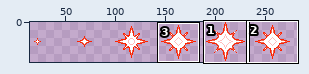
Sprite sheet, stored at projectiles/activeitems/staff/crimson_starspawner/crimson_starspawner.png. Above: a wide view before the commit, with the close-up outlined.
Close-up. Before the edit:
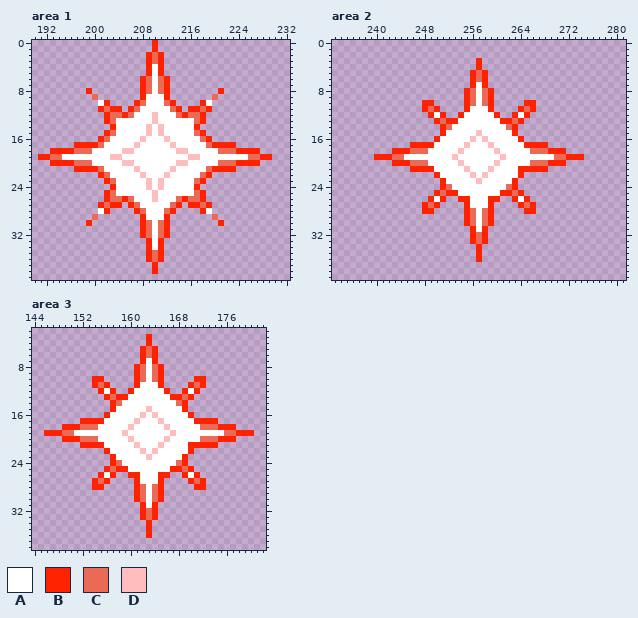
The file is 282x40 pixels. Shown: area 1: x 190..232, y 0..39; area 2: x 233..281, y 0..39; area 3: x 144..182, y 2..38. The wide view leaves out empty margins.
Palette (. is transparent): A #ffffff  B #ff2200  C #ea6a56  D #ffbdbd
Pixels before, area 1, first column x 191:
 0 ...................B...................
 1 ...................B...................
 2 ..................BCB..................
 3 ..................BCB..................
 4 ..................BAB..................
 5 ..................BAB..................
 6 .................BCACB.................
 7 .................BCACB.................
 8 ........B........BCACB........B........
 9 .........C.......BAAAB.......C.........
10 ..........AB....BCAAACB....BA..........
11 ..........BCBB.BCAAAAACB.BBCB..........
12 ...........BCCBCAAADAAACBCCB...........
13 ...........BCAAAAAADAAAAAACB...........
14 ............BAAAAADADAAAAAB............
15 ...........BCAAAAADADAAAAACB...........
16 ..........BCAAAAADAAADAAAAACB..........
17 ......BBBBCAAAAADAAAAADAAAAACBBBB......
18 ..BBBBCCCAAAAADDAAAAAAADDAAAAACCCBBBB..
19 BBCCAAAAAAAADDAAAAAAAAAAADDAAAAAAAACCBB
20 ..BBBBCCCAAAAADDAAAAAAADDAAAAACCCBBBB..
21 ......BBBBCAAAAADAAAAADAAAAACBBBB......
22 ..........BCAAAAADAAADAAAAACB..........
23 ...........BCAAAAADADAAAAACB...........
24 ............BAAAAADADAAAAAB............
25 ...........BCAAAAAADAAAAAACB...........
26 ...........BCCBCAAADAAACBCCB...........
27 ..........BCBB.BCAAAAACB.BBCB..........
28 ..........AB....BCAAACB....BA..........
29 .........C.......BAAAB.......C.........
30 ........B........BCACB........B........
31 .................BCACB.................
32 .................BCACB.................
33 ..................BAB..................
34 ..................BAB..................
35 ..................BCB..................
36 ..................BCB..................
37 ...................B...................
38 ...................B...................
Pixels before, area 2, first column x 240:
 3 .................B.................
 4 .................B.................
 5 ................BCB................
 6 ................BCB................
 7 ................BAB................
 8 ...............BCACB...............
 9 ...............BCACB...............
10 ........BB.....BCACB.....BB........
11 ........BCB....BAAAB....BCB........
12 .........BAB..BAAAAAB..BAB.........
13 ..........BCBBAAAAAAABBCB..........
14 ...........BCAAAAAAAAACB...........
15 ...........BAAAAADAAAAAB...........
16 ..........BAAAAADADAAAAAB..........
17 ......BBBBAAAAADAAADAAAAABBBB......
18 ...BBBCCCAAAAADAAAAADAAAAACCCBBB...
19 BBBCCAAAAAAAADAAAAAAADAAAAAAAACCBBB
20 ...BBBCCCAAAAADAAAAADAAAAACCCBBB...
21 ......BBBBAAAAADAAADAAAABBBBB......
22 ..........BAAAAADADAAAAAB..........
23 ...........BAAAAADAAAAAB...........
24 ...........BCAAAAAAAAACB...........
25 ..........BCBBAAAAAAABBCB..........
26 .........BAB..BBAAABB..BAB.........
27 ........BCB....BAAAB....BCB........
28 ........BB.....BCACB.....BB........
29 ...............BCACB...............
30 ...............BCACB...............
31 ................BAB................
32 ................BCB................
33 ................BCB................
34 .................B.................
35 .................B.................
36 .................B.................
Pixels before, area 3, first column x 146:
 3 .................B.................
 4 .................B.................
 5 ................BCB................
 6 ................BCB................
 7 ................BAB................
 8 ...............BCACB...............
 9 ...............BCACB...............
10 ........BB.....BCACB.....BB........
11 ........BCB....BAAAB....BCB........
12 .........BAB..BAAAAAB..BAB.........
13 ..........BCBBAAAAAAABBCB..........
14 ...........BCAAAAAAAAACB...........
15 ...........BAAAAADAAAAAB...........
16 ..........BAAAAADADAAAAAB..........
17 ......BBBBAAAAADAAADAAAAABBBB......
18 ...BBBCCCAAAAADAAAAADAAAAACCCBBB...
19 BBBCCAAAAAAAADAAAAAAADAAAAAAAACCBBB
20 ...BBBCCCAAAAADAAAAADAAAAACCCBBB...
21 ......BBBBAAAAADAAADAAAABBBBB......
22 ..........BAAAAADADAAAAAB..........
23 ...........BAAAAADAAAAAB...........
24 ...........BCAAAAAAAAACB...........
25 ..........BCBBAAAAAAABBCB..........
26 .........BAB..BBAAABB..BAB.........
27 ........BCB....BAAAB....BCB........
28 ........BB.....BCACB.....BB........
29 ...............BCACB...............
30 ...............BCACB...............
31 ................BAB................
32 ................BCB................
33 ................BCB................
34 .................B.................
35 .................B.................
36 .................B.................
New version:
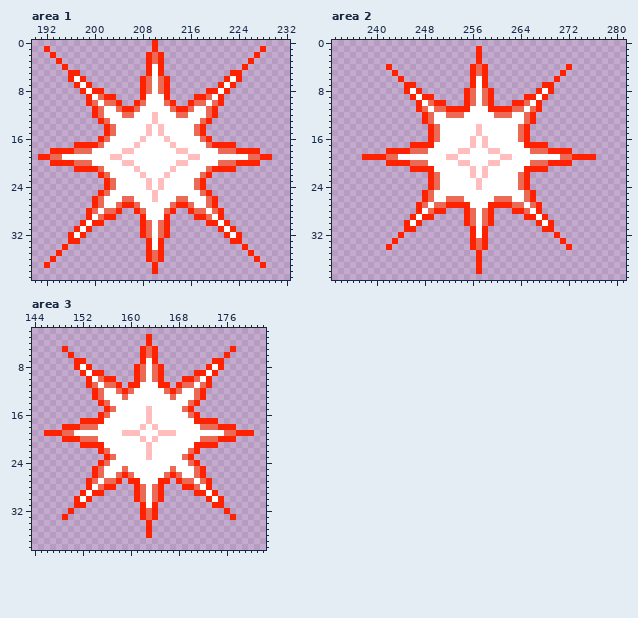
Edits made:
Area 1:
y 1: x 192 . -> B; x 228 . -> B
y 2: x 193 . -> B; x 227 . -> B
y 3: x 194 . -> B; x 226 . -> B
y 4: x 195 . -> B; x 225 . -> B
y 5: x 196..197 .. -> BB; x 223..224 .. -> BB
y 6: x 196..198 ... -> BAB; x 222..224 ... -> BAB
y 7: x 197..199 ... -> BAB; x 221..223 ... -> BAB
y 8: x 198..201 .B.. -> BABB; x 219..222 ..B. -> BBAB
y 9: x 199..203 .C... -> BACBB; x 217..221 ...C. -> BBCAB
y 10: x 199..200 .. -> BC; x 202..204 B.. -> CCB; x 216..218 ..B -> BCC; x 220..221 .. -> CB
y 11: x 200..205 .BCBB. -> BCAACB; x 215..220 .BBCB. -> BCAACB
y 12: x 200..205 ..BCCB -> BCAAAC; x 215..220 BCCB.. -> CAAACB
y 13: x 201..203 .BC -> BCA; x 217..219 CB. -> ACB
y 14: x 202..203 .B -> BC; x 217..218 B. -> CB
y 24: x 202..203 .B -> BC; x 217..218 B. -> CB
y 25: x 201..203 .BC -> BCA; x 217..219 CB. -> ACB
y 26: x 200..205 ..BCCB -> BCAAAC; x 215..220 BCCB.. -> CAAACB
y 27: x 200..205 .BCBB. -> BCAACB; x 215..220 .BBCB. -> BCAACB
y 28: x 199..200 .. -> BC; x 202..204 B.. -> CCB; x 216..218 ..B -> BCC; x 220..221 .. -> CB
y 29: x 199..203 .C... -> BACBB; x 217..221 ...C. -> BBCAB
y 30: x 198..201 .B.. -> BABB; x 219..222 ..B. -> BBAB
y 31: x 197..199 ... -> BAB; x 221..223 ... -> BAB
y 32: x 196..198 ... -> BAB; x 222..224 ... -> BAB
y 33: x 196..197 .. -> BB; x 223..224 .. -> BB
y 34: x 195 . -> B; x 225 . -> B
y 35: x 194 . -> B; x 226 . -> B
y 36: x 193 . -> B; x 227 . -> B
y 37: x 192 . -> B; x 228 . -> B
Area 2:
y 1..2: x 257 . -> B
y 4: x 242 . -> B; x 256..258 .B. -> BCB; x 272 . -> B
y 5: x 243 . -> B; x 271 . -> B
y 6: x 244 . -> B; x 257 C -> A; x 270 . -> B
y 7: x 245..246 .. -> BB; x 268..269 .. -> BB
y 8: x 245..247 ... -> BAB; x 267..269 ... -> BAB
y 9: x 246..249 .... -> BABB; x 265..268 .... -> BBAB
y 10: x 247..251 .BB.. -> BACBB; x 263..267 ..BB. -> BBCAB
y 11: x 247..254 .BCB.... -> BCACCBBB; x 260..267 ....BCB. -> BBBCCACB
y 12: x 248..249 .B -> BC; x 251..254 B..B -> ACCC; x 260..263 B..B -> CCCA; x 265..266 B. -> CB
y 13: x 248..253 ..BCBB -> BCAAAA; x 261..266 BBCB.. -> AAAACB
y 14: x 249..252 ..BC -> BCAA; x 257 A -> D; x 262..265 CB.. -> AACB
y 15: x 249..251 ..B -> BCA; x 263..265 B.. -> ACB
y 16: x 249..250 .B -> BC; x 264..265 B. -> CB
y 17: x 255..256 DA -> AD; x 258..259 AD -> DA
y 18: x 242 . -> B; x 255 A -> D; x 259 A -> D; x 272 . -> B
y 19: x 238..239 .. -> BB; x 242 B -> C; x 244 C -> A; x 252 A -> D; x 262 A -> D; x 270 C -> A; x 272 B -> C; x 275..276 .. -> BB
y 20: x 242 . -> B; x 255 A -> D; x 259 A -> D; x 272 . -> B
y 21: x 255..256 DA -> AD; x 258..259 AD -> DA; x 264 B -> A
y 22: x 249..250 .B -> BC; x 264..265 B. -> CB
y 23: x 249..251 ..B -> BCA; x 263..265 B.. -> ACB
y 24: x 249..252 ..BC -> BCAA; x 257 A -> D; x 262..265 CB.. -> AACB
y 25: x 248..253 ..BCBB -> BCAAAA; x 261..266 BBCB.. -> AAAACB
y 26: x 248..249 .B -> BC; x 251..255 B..BB -> ACCCA; x 259..263 BB..B -> ACCCA; x 265..266 B. -> CB
y 27: x 247..254 .BCB.... -> BCACCBBB; x 260..267 ....BCB. -> BBBCCACB
y 28: x 247..251 .BB.. -> BACBB; x 263..267 ..BB. -> BBCAB
y 29: x 246..249 .... -> BABB; x 265..268 .... -> BBAB
y 30: x 245..247 ... -> BAB; x 267..269 ... -> BAB
y 31: x 245..246 .. -> BB; x 268..269 .. -> BB
y 32: x 244 . -> B; x 257 C -> A; x 270 . -> B
y 33: x 243 . -> B; x 271 . -> B
y 34: x 242 . -> B; x 256..258 .B. -> BCB; x 272 . -> B
y 37..38: x 257 . -> B
Area 3:
y 5: x 149 . -> B; x 177 . -> B
y 6: x 150 . -> B; x 176 . -> B
y 7: x 151..152 .. -> BB; x 174..175 .. -> BB
y 8: x 151..153 ... -> BAB; x 173..175 ... -> BAB
y 9: x 152..155 .... -> BABB; x 171..174 .... -> BBAB
y 10: x 153..157 .BB.. -> BACBB; x 169..173 ..BB. -> BBCAB
y 11: x 153..158 .BCB.. -> BCACCB; x 160 . -> B; x 166 . -> B; x 168..173 ..BCB. -> BCCACB
y 12: x 154..155 .B -> BC; x 157..160 B..B -> ACBC; x 166..169 B..B -> CBCA; x 171..172 B. -> CB
y 13: x 154..159 ..BCBB -> BCAAAC; x 167..172 BBCB.. -> CAAACB
y 14: x 155..158 ..BC -> BCAA; x 168..171 CB.. -> AACB
y 15: x 156..157 .B -> BC; x 169..170 B. -> CB
y 16: x 155..156 .B -> BC; x 162..164 DAD -> ADA; x 170..171 B. -> CB
y 17: x 161 D -> A; x 163 A -> D; x 165 D -> A
y 18: x 160 D -> A; x 162 A -> D; x 164 A -> D; x 166 D -> A
y 19: x 160..161 AA -> DD; x 165..166 AA -> DD
y 20: x 160 D -> A; x 162 A -> D; x 164 A -> D; x 166 D -> A
y 21: x 161 D -> A; x 163 A -> D; x 165 D -> A; x 170 B -> A
y 22: x 155..156 .B -> BC; x 162..164 DAD -> ADA; x 170..171 B. -> CB
y 23: x 156..157 .B -> BC; x 169..170 B. -> CB
y 24: x 155..158 ..BC -> BCAA; x 168..171 CB.. -> AACB
y 25: x 154..159 ..BCBB -> BCAAAC; x 167..172 BBCB.. -> CAAACB
y 26: x 154..155 .B -> BC; x 157..161 B..BB -> ACBCA; x 165..169 BB..B -> ACBCA; x 171..172 B. -> CB
y 27: x 153..158 .BCB.. -> BCACCB; x 160 . -> B; x 166 . -> B; x 168..173 ..BCB. -> BCCACB
y 28: x 153..157 .BB.. -> BACBB; x 169..173 ..BB. -> BBCAB
y 29: x 152..155 .... -> BABB; x 171..174 .... -> BBAB
y 30: x 151..153 ... -> BAB; x 173..175 ... -> BAB
y 31: x 151..152 .. -> BB; x 174..175 .. -> BB
y 32: x 150 . -> B; x 176 . -> B
y 33: x 149 . -> B; x 177 . -> B
Where, in picture pixels (left, top, right, bottom), the same in both close-ups:
changed: (44, 46, 128, 130)
changed: (182, 46, 266, 130)
changed: (44, 184, 128, 268)
changed: (182, 184, 266, 268)
changed: (362, 46, 596, 274)
changed: (62, 346, 236, 520)
